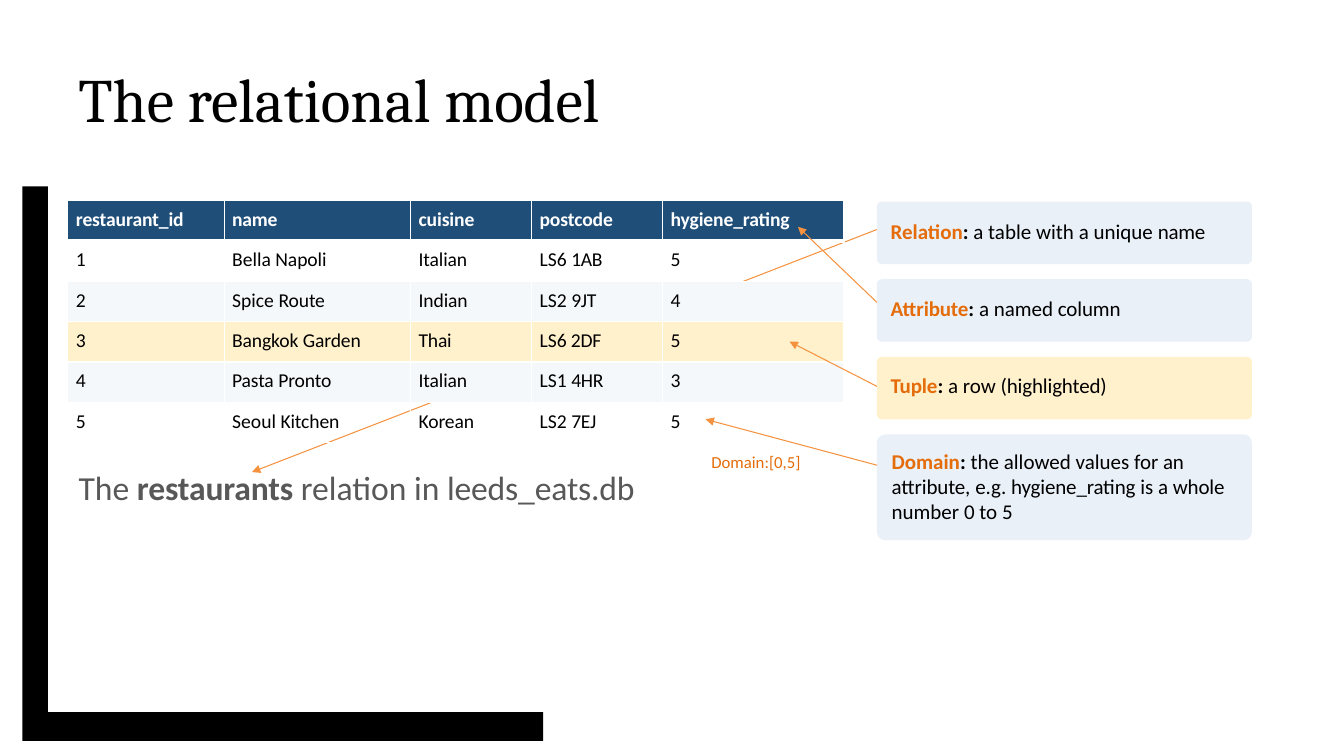
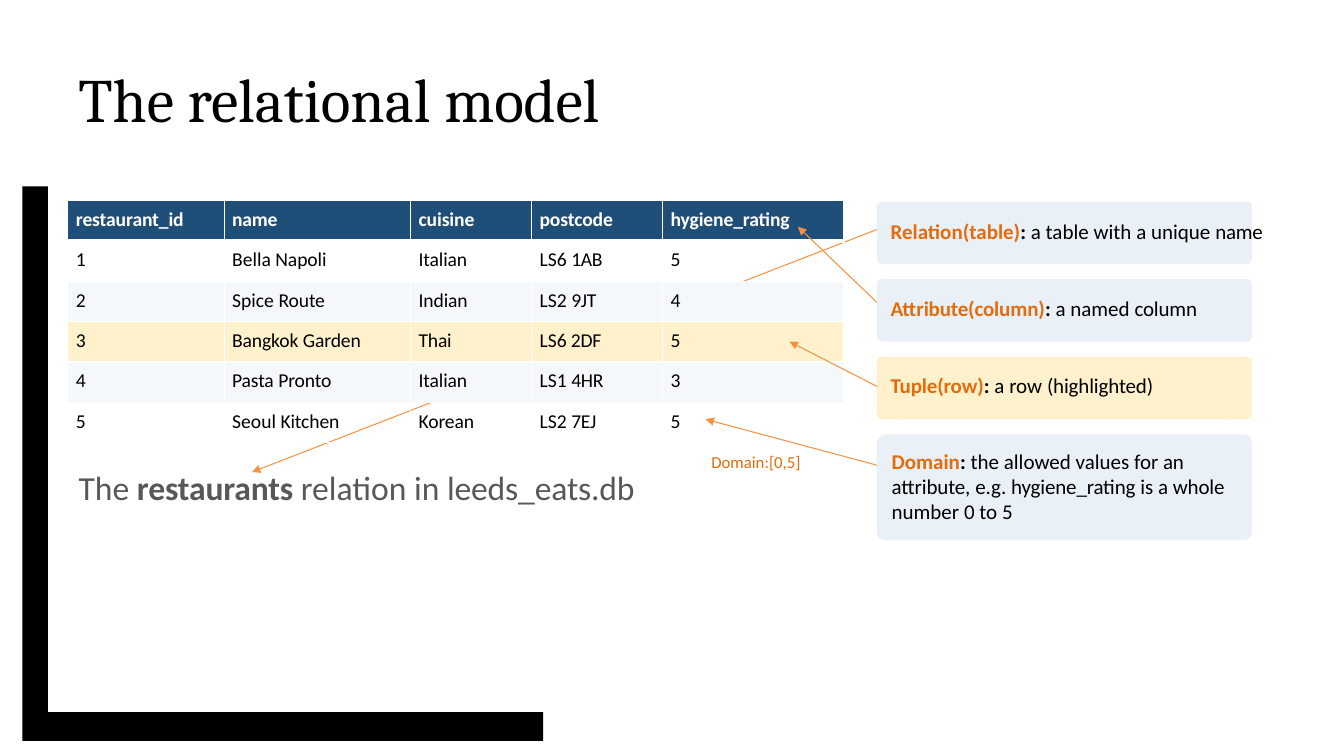
Before and after one commit to vcboy1/Leeds, a slide deck: slide 15 of 26fall/1850/Note/w1.9_s1_sql_select.pptx. Drawn at 1344x756 pixels with LibreOffice and Linux fonts; fonts in the diff are those of the drawing; background and template pictures are left out. Boxes give left, top, right and bottom in pixels: in the first picture for what was removed or moved away, otherwise in the second. Text is boxed around its words. In the diff, an @@ line names an element or a change of style, - is before the commit and + after.

```diff
--- a/26fall/1850/Note/w1.9_s1_sql_select.pptx
+++ b/26fall/1850/Note/w1.9_s1_sql_select.pptx
@@ text at (891, 223, 1262, 397): text changed @@
-Relation: a table with a unique name
-Attribute: a named column
-Tuple: a row (highlighted)
+Relation(table): a table with a unique name
+Attribute(column): a named column
+Tuple(row): a row (highlighted)
```
Also in this commit, not shown: 3 other files.
